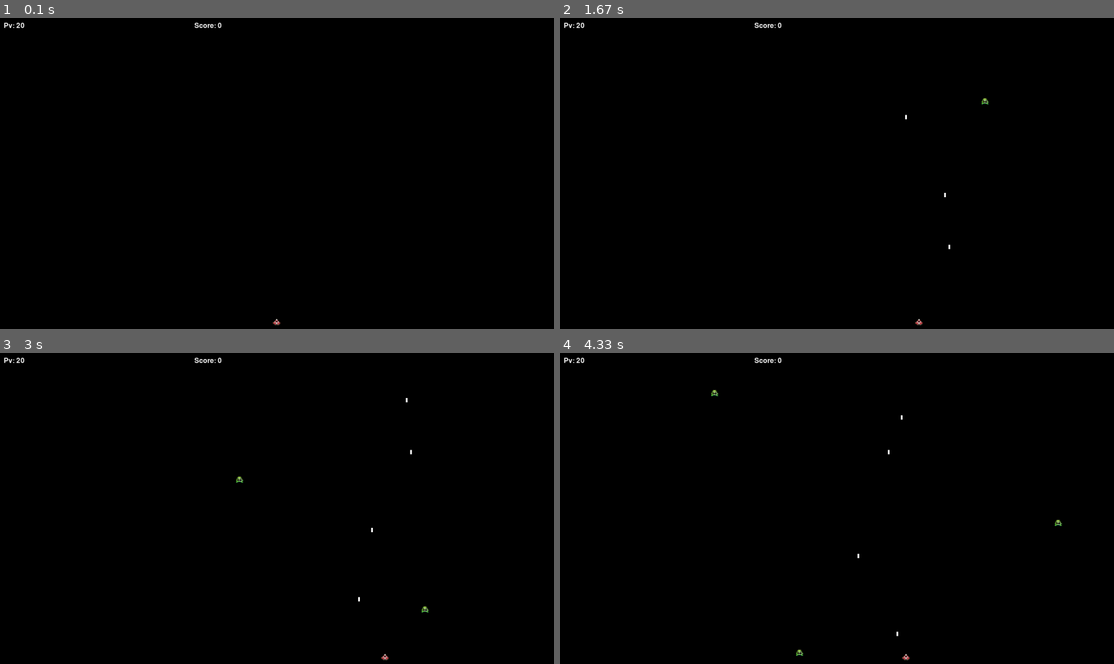
Above: before the commit, frames 1-4 (two rows, left to right).
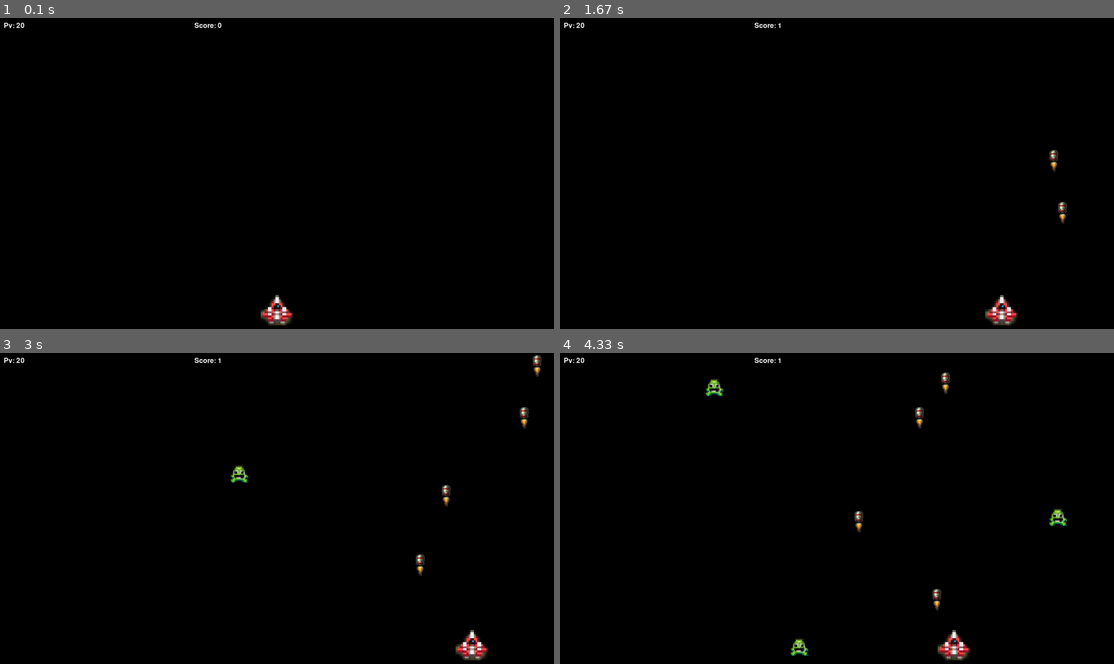
Above: after the commit, the same moments.

Repository: CatChow0/projet_python
Game: pygame game, started from main.py
The game is run twice, just before and just after one commit, with the same random seed, the same clock (stepped at 60 frames per second) and the same inputs.
Inputs:
- Up to frame 1 (0.1 s): no input
- Up to frame 2 (1.67 s): hold Space 0.33-0.8 s; hold Right 0.33-0.8 s; hold Right 0.83-1.3 s; tap Space at 0.9, 1.2, 1.4 s; hold Up 1.33-1.63 s
- Up to frame 3 (3 s): hold Right 1.67-2.13 s; tap Space at 1.73, 2.03, 2.23, 2.53, 2.8 s; hold Left 2.17-2.7 s; hold Down from 2.73 s (still down)
- Up to frame 4 (4.33 s): release Down at 3.03 s; hold Left 3.07-3.47 s; tap Space at 3.13, 3.43, 3.57, 3.97, 4.27 s; hold Up 3.5-3.87 s; hold Right from 3.9 s (still down)

The runs differ from the first frame. In frame 1, 0.4% of the frame differs, in the area x 47-53%, y 89-99%; in frame 2, 0.6%; in frame 3, 0.9%; in frame 4, 1.1%, in the area x 26-92%, y 1-99%.

Commit message:
modif main/Missile/vitesse/explosion

Diff:
--- a/main.py
+++ b/main.py
@@ -18,9 +18,18 @@
 
 # Load the player sprite
 player_image = pygame.image.load("player.png").convert_alpha()
+player_image = pygame.transform.scale(player_image,(75,75))
 
 # Load the enemy sprite
 enemy_image = pygame.image.load("enemy.png").convert_alpha()
+enemy_image = pygame.transform.scale(enemy_image,(40,40))
+
+# Load missile sprite and related animation
+player_missile = pygame.image.load("player_missile_sprite.png").convert_alpha()
+player_missile = pygame.transform.scale(player_missile,(50,50))
+# Explosion frames
+missile_exlposion = pygame.image.load("tile003.png").convert_alpha()
+# missile_exlposion = pygame.transform.scale(missile_exlposion,(50,50))
 
 # Set up the player
 player_rect = player_image.get_rect()
@@ -38,6 +47,7 @@
 enemy_spawn_rate = 60
 enemy_spawn_counter = 0
 
+
 # Set up the score
 score = 0
 font = pygame.font.SysFont(None, 24)
@@ -53,7 +63,7 @@
         elif event.type == pygame.KEYDOWN:
             if event.key == pygame.K_SPACE:
                 # Fire a bullet
-                bullet_rect = pygame.Rect(0, 0, 4, 10)
+                bullet_rect = player_missile.get_rect()
                 bullet_rect.centerx = player_rect.centerx
                 bullet_rect.bottom = player_rect.top
                 bullet_list.append(bullet_rect)
@@ -61,13 +71,13 @@
     # Move the player
     keys = pygame.key.get_pressed()
     if keys[pygame.K_LEFT] and player_rect.left > 0:
-        player_rect.move_ip(-5, 0)
+        player_rect.move_ip(-10, 0)
     if keys[pygame.K_RIGHT] and player_rect.right < width:
-        player_rect.move_ip(5, 0)
+        player_rect.move_ip(10, 0)
     if keys[pygame.K_UP] and player_rect.left > 0:
-        player_rect.move_ip(-5, 0)
+        player_rect.move_ip(-10, 0)
     if keys[pygame.K_DOWN] and player_rect.right < width:
-        player_rect.move_ip(5, 0)
+        player_rect.move_ip(10, 0)
 
     # Move the bullets
     for bullet_rect in bullet_list:
@@ -89,7 +99,8 @@
     # Detect collisions bullet
     for bullet_rect in bullet_list:
         for enemy_rect in enemy_list:
-            if bullet_rect.colliderect(enemy_rect):
+            if bullet_rect.colliderect(enemy_rect) :
+                screen.blit(missile_exlposion,bullet_rect)
                 enemy_list.remove(enemy_rect)
                 bullet_list.remove(bullet_rect)
                 score += 1
@@ -101,13 +112,12 @@
             enemy_list.remove(enemy_rect)
             player_pv -= 5
 
-
     # Draw the screen
     screen.fill((0, 0, 0))
     screen.blit(backround_image, backround_rect)
     screen.blit(player_image, player_rect)
     for bullet_rect in bullet_list:
-        pygame.draw.rect(screen, (255, 255, 255), bullet_rect)
+        screen.blit(player_missile,bullet_rect)
     for enemy_rect in enemy_list:
         screen.blit(enemy_image, enemy_rect)
     score_text = font.render("Score: " + str(score), True, (255, 255, 255))
@@ -116,6 +126,7 @@
     screen.blit(pv_text, (10,10))
     pygame.display.flip()
 
+
     # Limit the frame rate
     clock.tick(60)
 
Binary file added: missile2.png
Binary file added: player_missile_sprite.png
Binary file added: tile003.png
